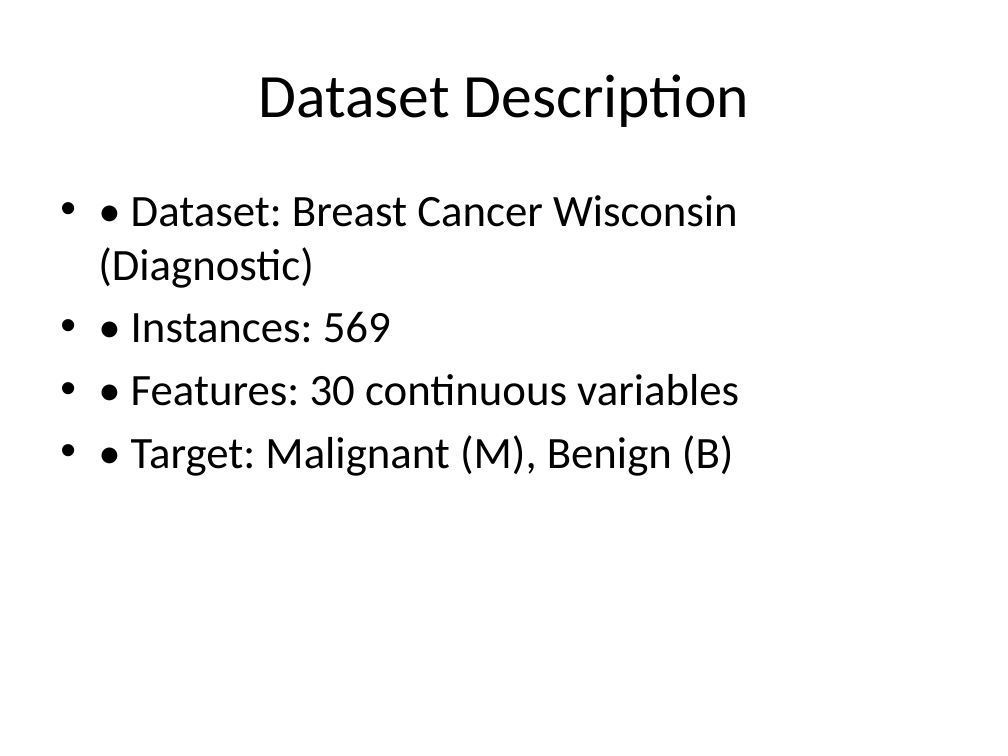
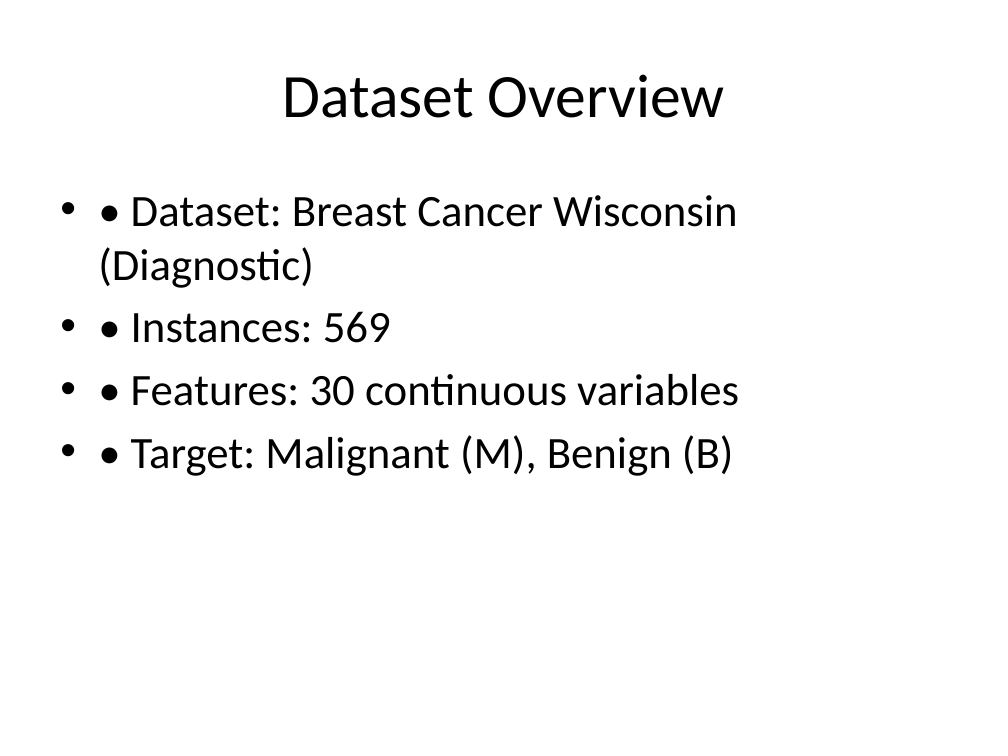
Before and after one commit to firatkaanbitmez/pattern-recognition, a slide deck: slide 2 of breast-cancer-analysis/Documents/breast_cancer.pptx. Drawn at 1008x756 pixels with LibreOffice and Linux fonts; fonts in the diff are those of the drawing. Boxes give left, top, right and bottom in pixels: in the first picture for what was removed or moved away, otherwise in the second. Text is boxed around its words. In the diff, an @@ line names an element or a change of style, - is before the commit and + after.

```diff
--- a/breast-cancer-analysis/Documents/breast_cancer.pptx
+++ b/breast-cancer-analysis/Documents/breast_cancer.pptx
@@ title at bbox=[283, 74, 725, 118]: text changed @@
-Dataset Description
+Dataset Overview
```
Also in this commit, not shown: 3 other slides changed, 3 slides added, 5 other files.
